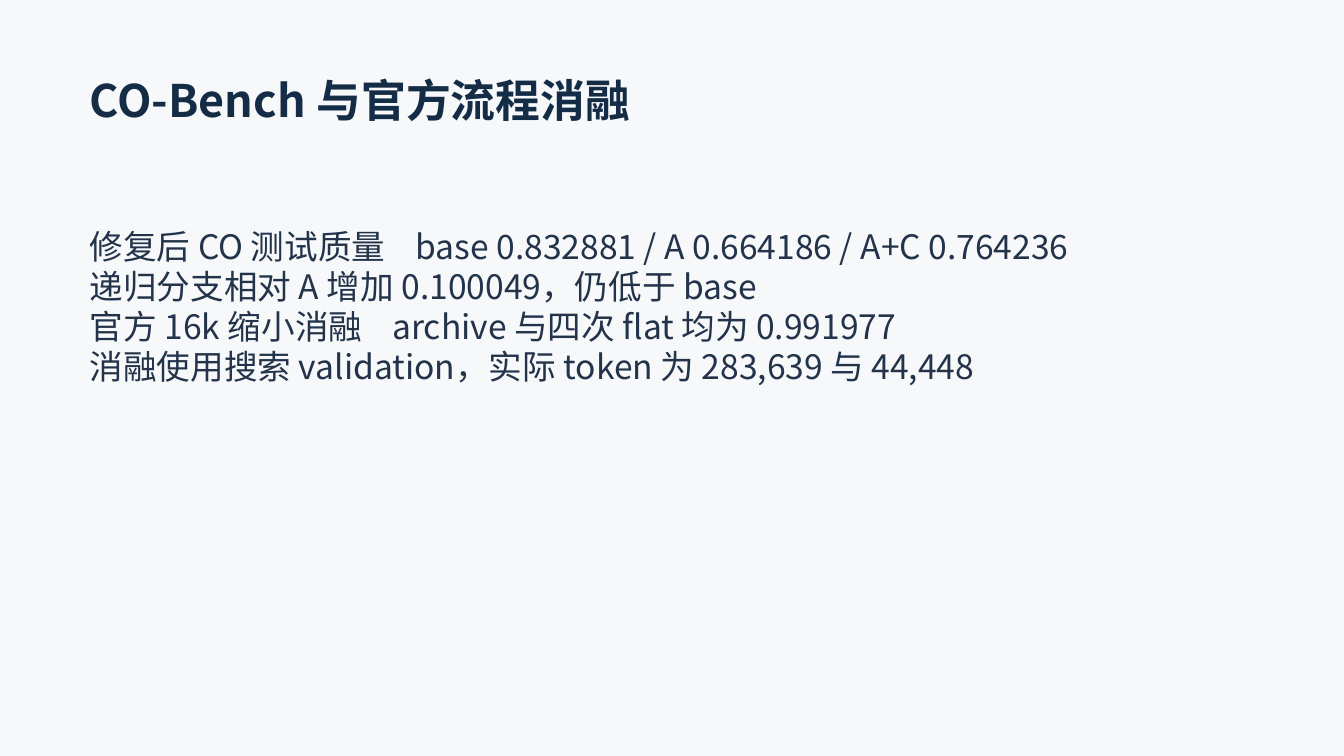
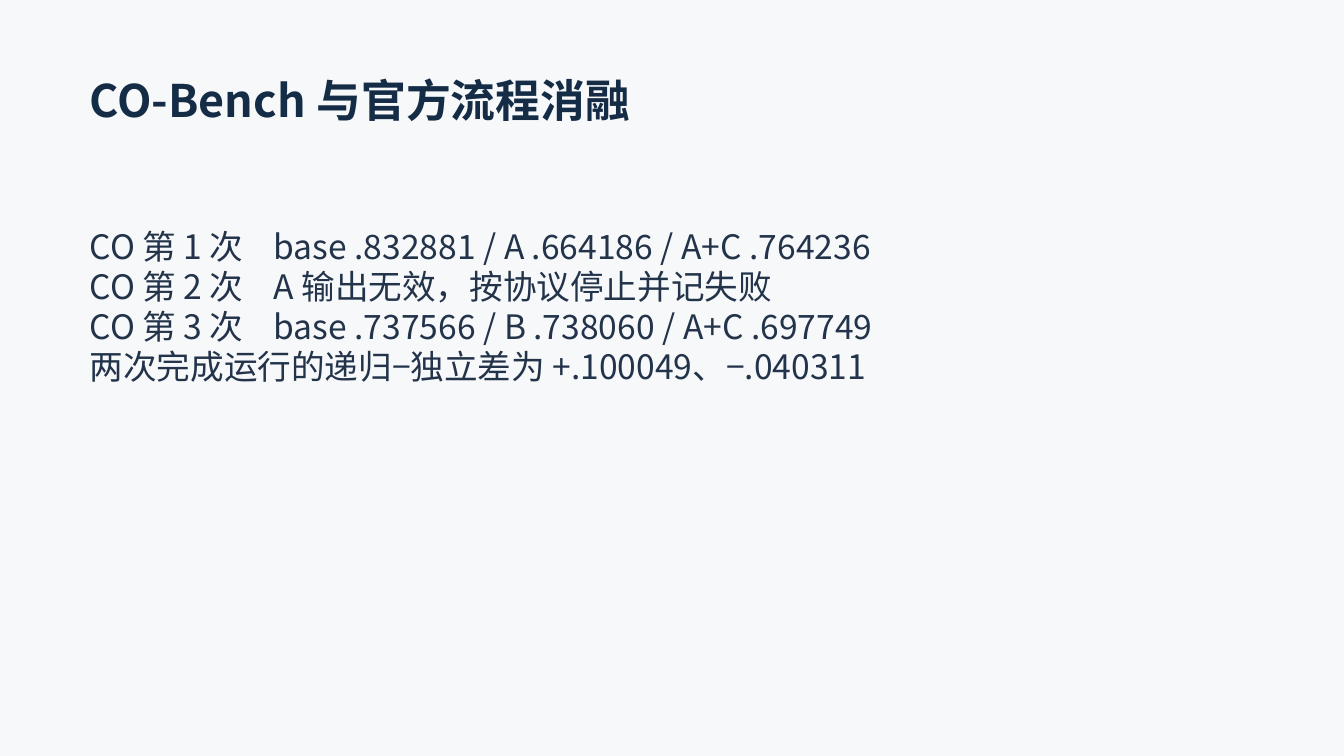
Before and after one commit to xiaolizi33/AlphaDiana, a slide deck: slide 12 of reproduction/presentation/MetaN_18min.pptx. Drawn at 1344x756 pixels with LibreOffice and Linux fonts; fonts in the diff are those of the drawing. Boxes give left, top, right and bottom in pixels: in the first picture for what was removed or moved away, otherwise in the second. Text is boxed around its words. In the diff, an @@ line names an element or a change of style, - is before the commit and + after.

```diff
--- a/reproduction/presentation/MetaN_18min.pptx
+++ b/reproduction/presentation/MetaN_18min.pptx
@@ text at box(90, 230, 872, 382): text changed @@
-修复后 CO 测试质量 base 0.832881 / A 0.664186 / A+C 0.764236
-递归分支相对 A 增加 0.100049，仍低于 base
-官方 16k 缩小消融 archive 与四次 flat 均为 0.991977
-消融使用搜索 validation，实际 token 为 283,639 与 44,448
+CO 第 1 次 base .832881 / A .664186 / A+C .764236
+CO 第 2 次 A 输出无效，按协议停止并记失败
+CO 第 3 次 base .737566 / B .738060 / A+C .697749
+两次完成运行的递归−独立差为 +.100049、−.040311
```
Also in this commit, not shown: 5 other slides changed, 17 other files.
